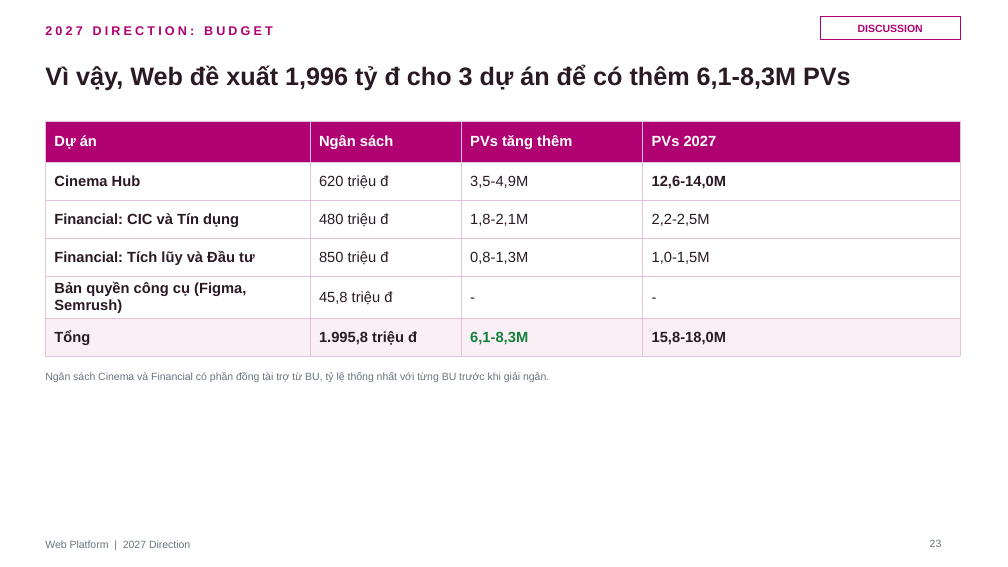
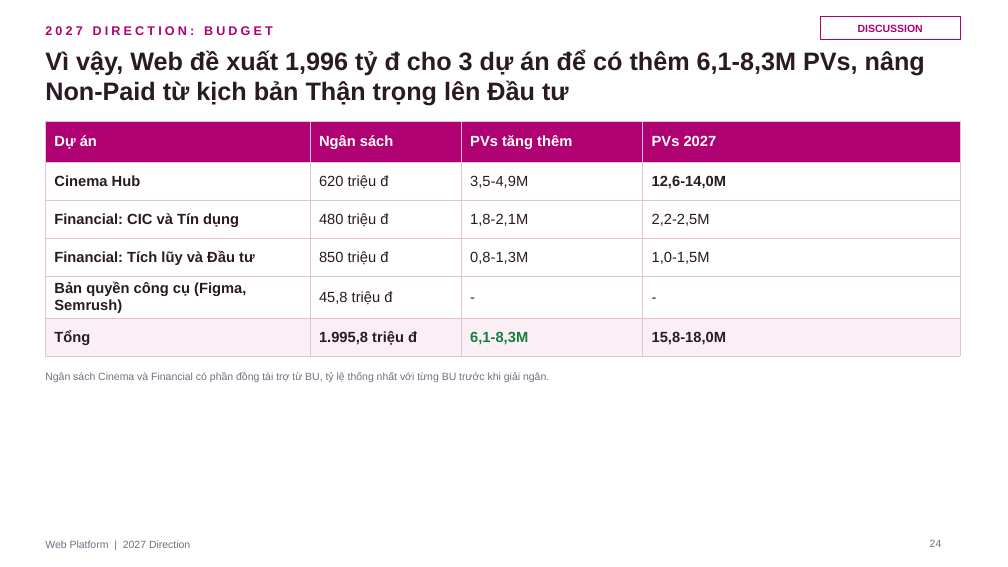
Before and after one commit to stormhoang/hienho-knowledgebase, a slide deck: slide 24 of 07_REPORTS/docs/strategy/2027 Direction - Web Platform (Framework).pptx (slide 23 before the commit). Drawn at 1008x567 pixels with LibreOffice and Linux fonts; fonts in the diff are those of the drawing. Boxes give left, top, right and bottom in pixels: in the first picture for what was removed or moved away, otherwise in the second. Text is boxed around its words. In the diff, an @@ line names an element or a change of style, - is before the commit and + after.

```diff
--- a/07_REPORTS/docs/strategy/2027 Direction - Web Platform (Framework).pptx
+++ b/07_REPORTS/docs/strategy/2027 Direction - Web Platform (Framework).pptx
@@ text at (x1=45, y1=50, x2=925, y2=106): text changed @@
-Vì vậy, Web đề xuất 1,996 tỷ đ cho 3 dự án để có thêm 6,1-8,3M PVs
+Vì vậy, Web đề xuất 1,996 tỷ đ cho 3 dự án để có thêm 6,1-8,3M PVs, nâng Non-Paid từ kịch bản Thận trọng lên Đầu tư
@@ page number at (x1=930, y1=539, x2=942, y2=547): text changed @@
-23
+24
```
Also in this commit, not shown: 7 other slides changed, 1 slide added, 3 other files.
